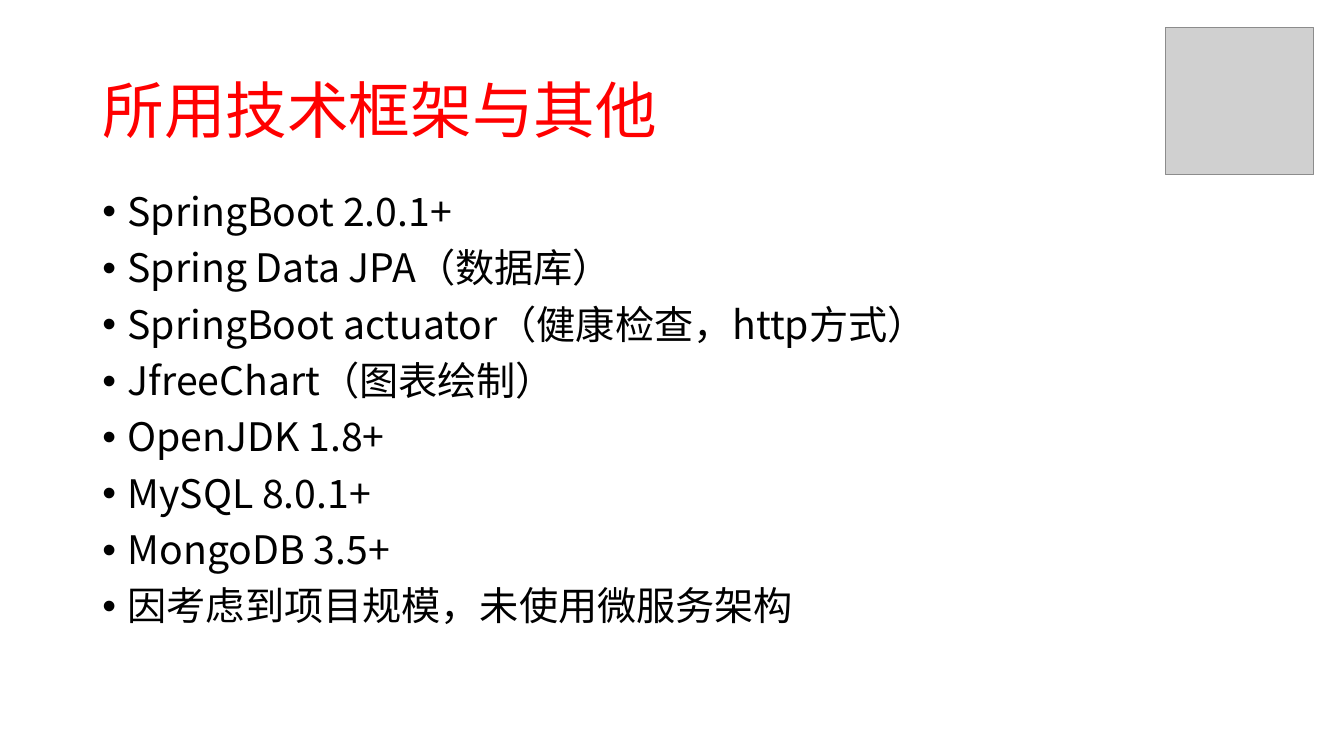
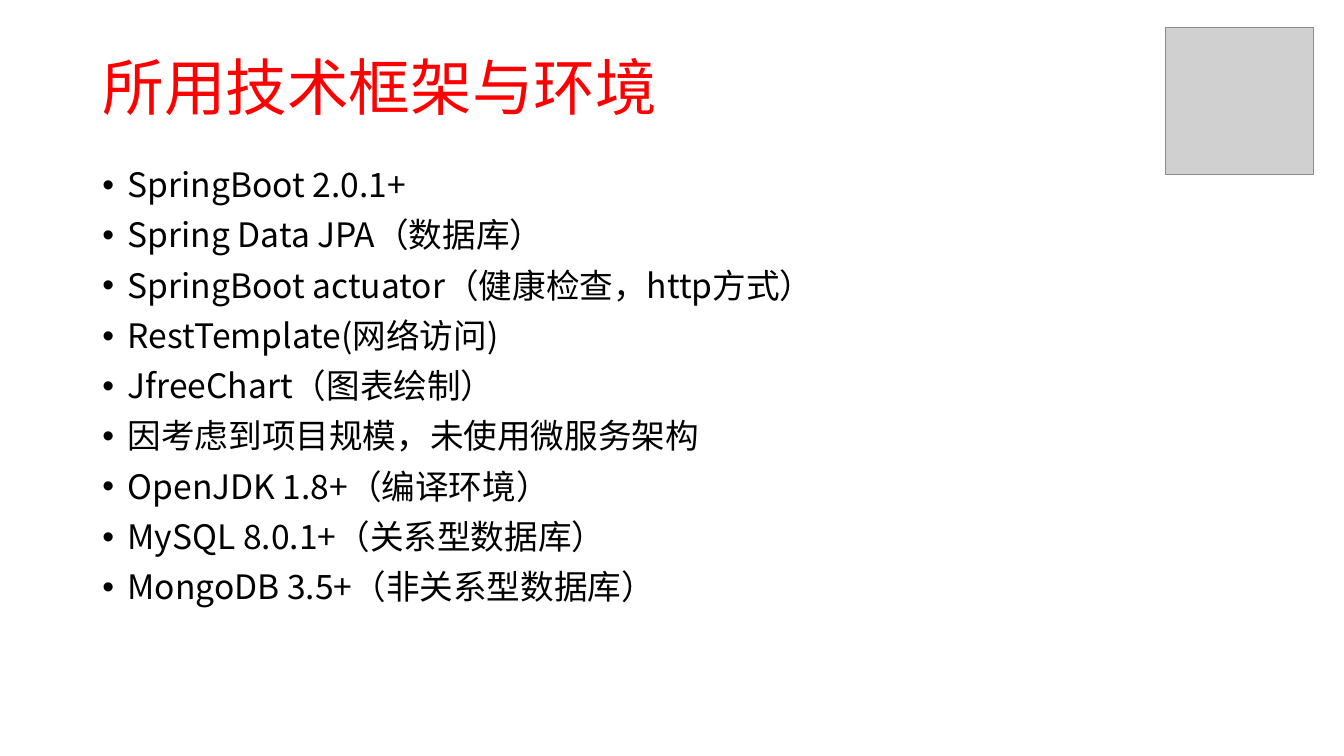
Before and after one commit to xuzj157/StockSyn, a slide deck: slide 4 of doc/股票分析预测系统.pptx. Drawn at 1344x756 pixels with LibreOffice and Linux fonts; fonts in the diff are those of the drawing; grey boxes stand for pictures. Boxes give left, top, right and bottom in pixels: in the first picture for what was removed or moved away, otherwise in the second. Text is boxed around its words. In the diff, an @@ line names an element or a change of style, - is before the commit and + after.

```diff
--- a/doc/股票分析预测系统.pptx
+++ b/doc/股票分析预测系统.pptx
@@ title at [102, 58, 656, 115]: text changed @@
-所用技术框架与其他
+所用技术框架与环境
@@ text "SpringBoot 2.0.1+": place and size @@
-text "SpringBoot 2.0.1+" at [128, 195, 927, 624]
+text "SpringBoot 2.0.1+" at [128, 171, 814, 608]
@@ text at [128, 171, 814, 452]: size 28 to 24 pt in "SpringBoot 2.0.1+", "Spring Data JPA（数据库）", "SpringBoot actuator（健康检查，http方式）", "JfreeChart（图表绘制）" and 1 more places @@
@@ text at [128, 319, 499, 356]: paragraph added @@
+• RestTemplate(网络访问)
@@ text at [128, 421, 390, 574]: paragraphs removed @@
-• OpenJDK 1.8+
-• MySQL 8.0.1+
-• MongoDB 3.5+
@@ text at [128, 470, 655, 608]: paragraphs added @@
+• OpenJDK 1.8+（编译环境）
+• MySQL 8.0.1+（关系型数据库）
+• MongoDB 3.5+（非关系型数据库）
```
Also in this commit, not shown: 6 other files.
